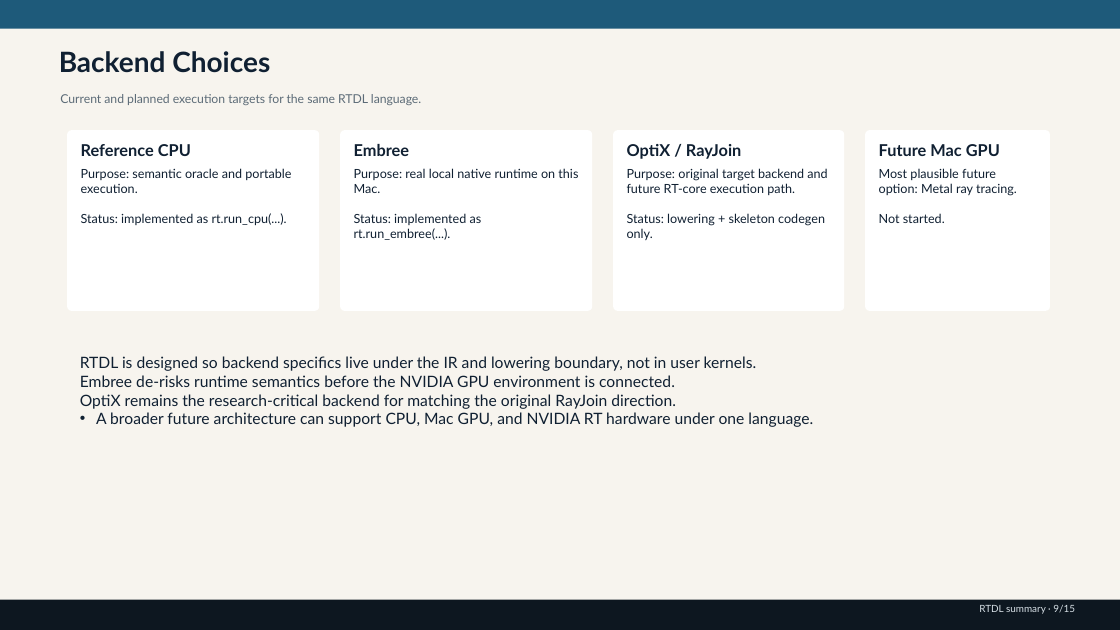
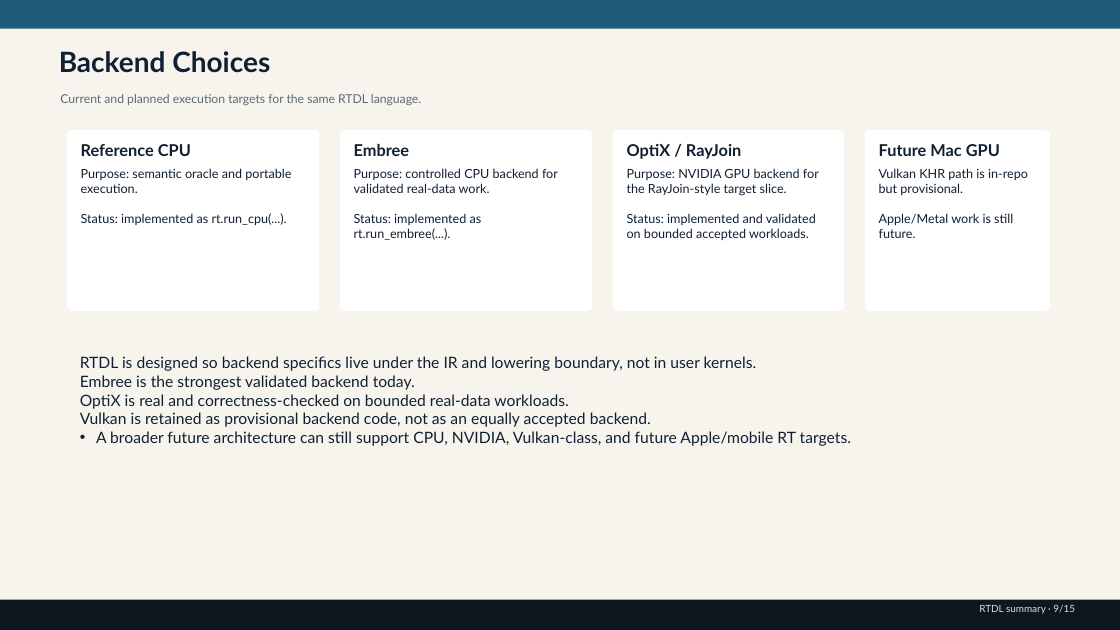
Before and after one commit to rubaolee/rtdl, a slide deck: slide 9 of rtdl_status_summary.pptx. Drawn at 1120x630 pixels with LibreOffice and Linux fonts; fonts in the diff are those of the drawing. Boxes give left, top, right and bottom in pixels: in the first picture for what was removed or moved away, otherwise in the second. Text is boxed around its words. In the diff, an @@ line names an element or a change of style, - is before the commit and + after.

```diff
--- a/rtdl_status_summary.pptx
+++ b/rtdl_status_summary.pptx
@@ text at (354, 168, 558, 193): text changed @@
-Purpose: real local native runtime on this Mac.
+Purpose: controlled CPU backend for validated real-data work.
@@ text at (627, 168, 819, 240): text changed @@
-Purpose: original target backend and future RT-core execution path.
-Status: lowering + skeleton codegen only.
+Purpose: NVIDIA GPU backend for the RayJoin-style target slice.
+Status: implemented and validated on bounded accepted workloads.
@@ text at (879, 168, 1028, 238): text changed @@
-Most plausible future option: Metal ray tracing.
-Not started.
+Vulkan KHR path is in-repo but provisional.
+Apple/Metal work is still future.
@@ text at (80, 375, 851, 446): text changed @@
-• Embree de-risks runtime semantics before the NVIDIA GPU environment is connected.
-• OptiX remains the research-critical backend for matching the original RayJoin direction.
-• A broader future architecture can support CPU, Mac GPU, and NVIDIA RT hardware under one language.
+• Embree is the strongest validated backend today.
+• OptiX is real and correctness-checked on bounded real-data workloads.
+• Vulkan is retained as provisional backend code, not as an equally accepted backend.
+• A broader future architecture can still support CPU, NVIDIA, Vulkan-class, and future Apple/mobile RT targets.
```
Also in this commit, not shown: 9 other slides changed, 12 other files.
